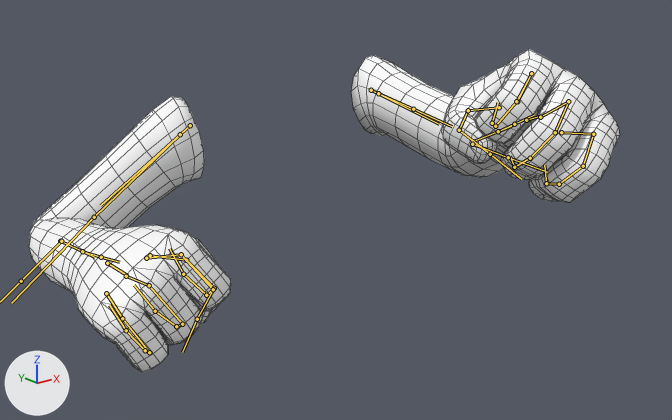
Renders of the FBX model models/arms/toon_arms.fbx from each side of a commit.
Rendered twice from a 50 mm camera at (-0.834, -1.211, 1.481) aimed at (-0.089, -0.28, 1.109). The lights are fixed; the arrows at lower left show +X, +Y and +Z. Both versions are drawn at frame 86 of the action 'Take 001'; the numbers are the values there. The bones that bend it are drawn over the model as lines. Mesh edges are drawn as thin lines.

Objects in the first picture: 'Arms'.
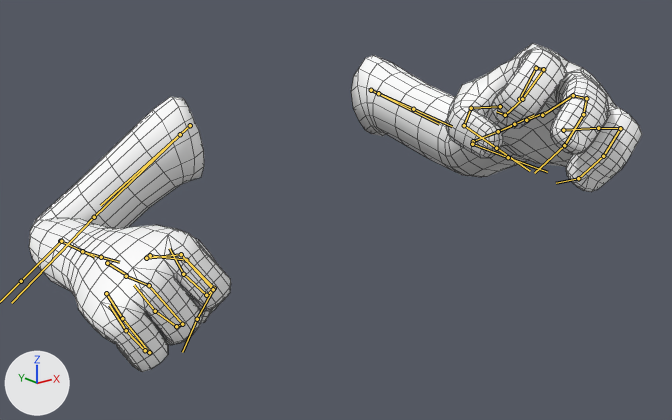
Commit message: left hand grab tweaks

What the commit changed:
Bone 'hand_L' (bone_hand_l) turns from (-3, -3, 0) to (-7, -3, 0) degrees about its own x, y and z.
Bone 'finger_index_0_L' (bone_finger_index_0_l) turns from (35, -7, 0) to (0, -7, 0) degrees about its own x, y and z.
Bone 'finger_middle_0_L' (bone_finger_middle_0_l) turns from (35, 0, 0) to (0, 0, 0) degrees about its own x, y and z.
Bone 'finger_middle_1_L' (bone_finger_middle_1_l) turns from (50, 0, 0) to (0, 0, 0) degrees about its own x, y and z.
Bone 'finger_ring_0_L' (bone_finger_ring_0_l) turns from (37, 10, -4) to (-13, 10, -4) degrees about its own x, y and z.

Where the change shows, as pixel boxes [x1, y1, x2, y2] in the pictures (672 x 420 px):
'Arms', posed
    before: [29, 49, 620, 372]
    after: [29, 43, 642, 372]
bone 'hand_L', root to tip
    before: (526, 120) to (542, 115)
    after: (526, 120) to (544, 112)
bone 'finger_index_0_L', root to tip
    before: (531, 73) to (516, 101)
    after: (536, 68) to (543, 69)
bone 'finger_middle_0_L', root to tip
    before: (568, 101) to (555, 132)
    after: (573, 95) to (586, 98)
bone 'finger_middle_1_L', root to tip
    before: (555, 132) to (530, 158)
    after: (586, 98) to (583, 114)
bone 'finger_ring_0_L', root to tip
    before: (593, 134) to (583, 166)
    after: (598, 128) to (620, 128)
